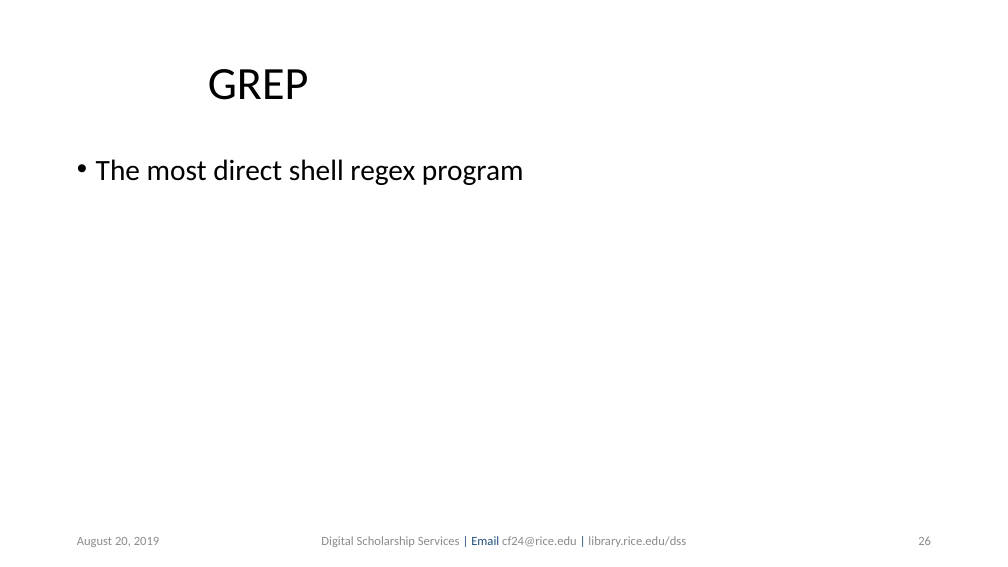
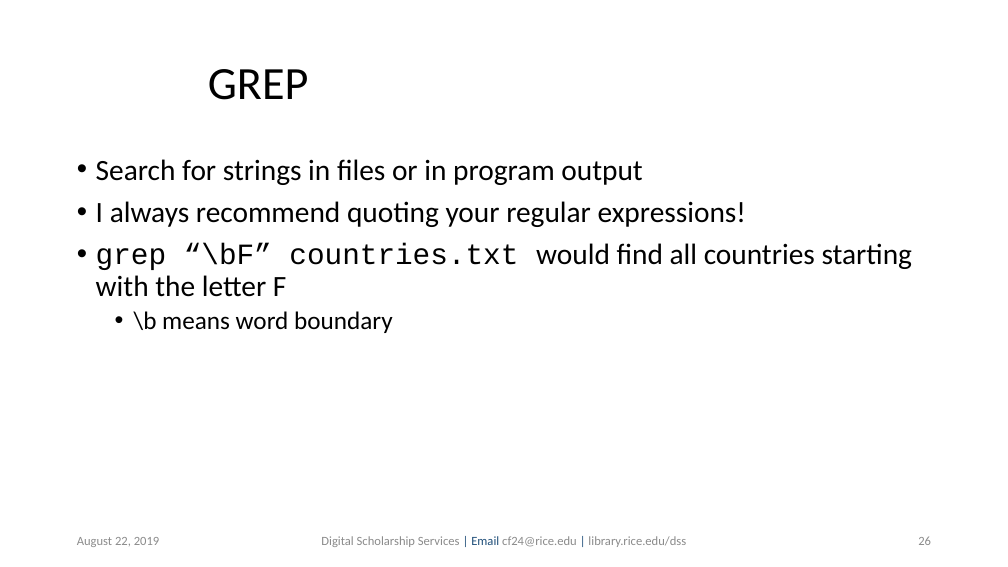
Before and after one commit to bakitybacon/rice-data-and-donuts, a slide deck: slide 26 of bash/Introduction to Bash.pptx. Drawn at 1008x567 pixels with LibreOffice and Linux fonts; fonts in the diff are those of the drawing; background and template pictures are left out. Boxes give left, top, right and bottom in pixels: in the first picture for what was removed or moved away, otherwise in the second. Text is boxed around its words. In the diff, an @@ line names an element or a change of style, - is before the commit and + after.

```diff
--- a/bash/Introduction to Bash.pptx
+++ b/bash/Introduction to Bash.pptx
@@ text at (96,159,913,333): text changed @@
-• The most direct shell regex program
+• Search for strings in files or in program output
+• I always recommend quoting your regular expressions!
+• grep “\bF” countries.txt would find all countries starting with the letter F
+  • \b means word boundary
@@ text at (77,537,160,547): text changed @@
-August 20, 2019
+August 22, 2019
```
Also in this commit, not shown: 47 other slides changed.
